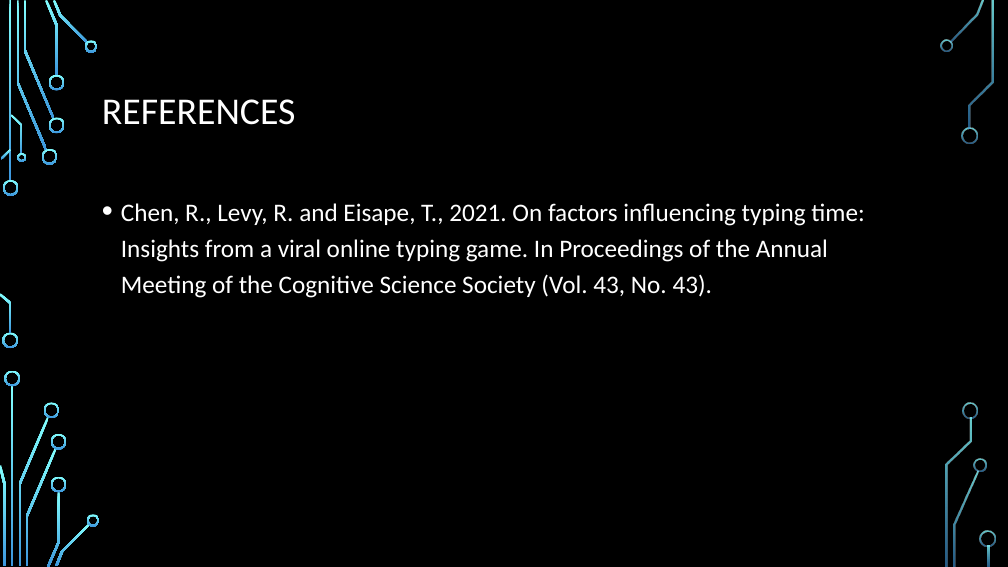
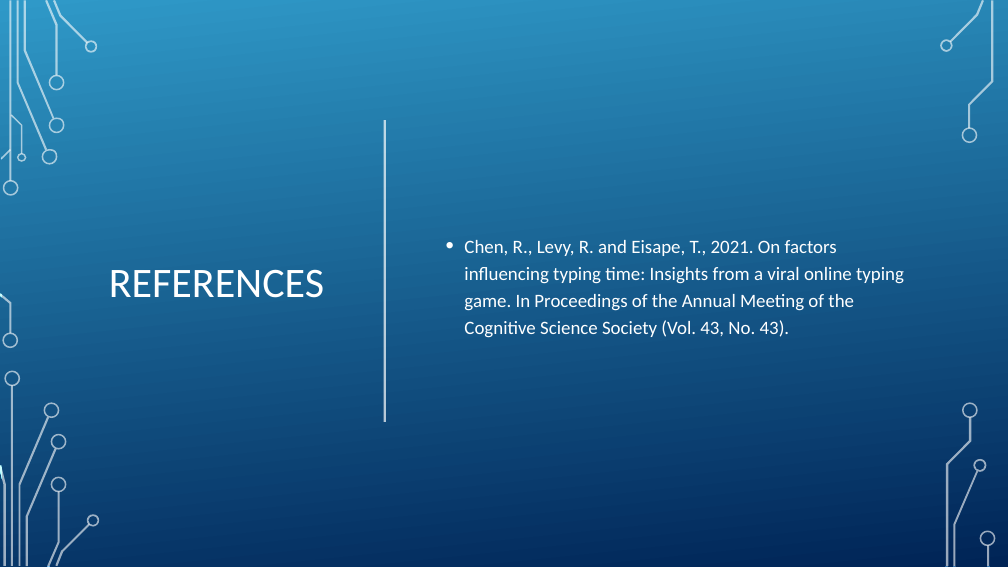
Before and after one commit to liso-mafu/HamiltonGo, a slide deck: slide 13 of HamiltonGo.pptx (slide 10 before the commit). Drawn at 1008x567 pixels with LibreOffice and Linux fonts; fonts in the diff are those of the drawing; background and template pictures are left out. Boxes give left, top, right and bottom in pixels: in the first picture for what was removed or moved away, otherwise in the second. Text is boxed around its words. In the diff, an @@ line names an element or a change of style, - is before the commit and + after.

```diff
--- a/HamiltonGo.pptx
+++ b/HamiltonGo.pptx
@@ rectangle added at [2, 0, 1008, 566], fill gradient #3198C9 to #002456 @@
@@ title "REFERENCES": place and size @@
-title "REFERENCES" at [102, 99, 296, 125]
+title "REFERENCES" at [109, 269, 324, 298]
@@ title "REFERENCES" at [109, 269, 324, 298]: size 36 to 40 pt; alignment left to right @@
@@ text "Chen, R., Levy, R. and ...": place and size @@
-text "Chen, R., Levy, R. and ..." at [121, 203, 864, 298]
+text "Chen, R., Levy, R. and ..." at [464, 240, 904, 338]
@@ text "Chen, R., Levy, R. and ..." at [464, 240, 904, 338]: size 24 to 18 pt; vertical alignment top to middle @@
@@ line added from (385, 120) to (385, 422), #FFFFFF 2 pt @@
@@ group added at [0, 0, 100, 567]: 24 freeform shapes, 2 rectangles @@
@@ group added at [940, 0, 996, 566]: 9 freeform shapes, 1 rectangle @@
```
Also in this commit, not shown: 2 other slides changed, 9 slides added, 6 slides removed.
